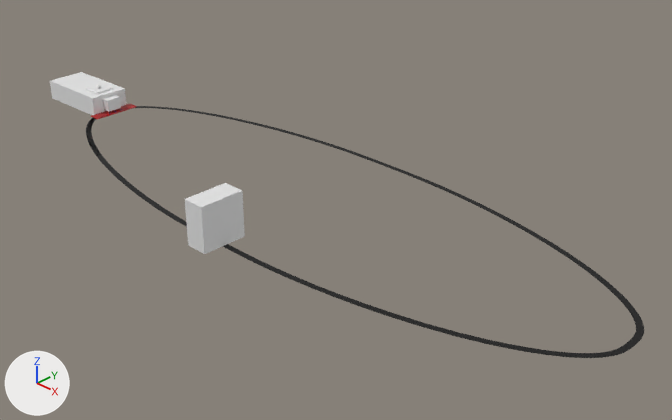
What one commit did to the Blender file main/main.blend.
Camera for both pictures: a camera (50 mm lens) standing at (2.032, -1.228, 0.878) and looking at (0.764, 0.068, -0.043). The axes (+X, +Y, +Z) are drawn at lower left. The lights are the same throughout.

The scene before the commit, as lines of its bpy script (objects in view):
```python
me_cube_003 = bpy.data.meshes.new('Cube.003')
me_cube_003.from_pydata(...)  # a box spanning x -0.05..0.05, y -0.05..0.05, z -0.05..0.05
me_cube_014 = bpy.data.meshes.new('Cube.014')
me_cube_014.from_pydata(...)  # a box spanning x -0.1..0.1, y -0.1..0.1, z -0.1..0.1
me_plane = bpy.data.meshes.new('Plane')
me_plane.from_pydata([(-0.009, -0.009, 0.0), (0.009, -0.009, 0.0), (-0.009, 0.009, 0.0), (0.009, 0.009, 0.0)], [], [(0, 1, 3, 2)])
me_plane.materials.append(mat_material_003)  # black #000000
ob_cube = bpy.data.objects.new('Cube', me_cube_003)
ob_cube.location = (0.75, -0.25, 0.05)
ob_cube.scale = (0.5, 1.0, 1.0)
ob_plane = bpy.data.objects.new('Plane', me_plane)
ob_plane.location = (0.0, 0.0, 0.0)
_m = ob_plane.modifiers.new('Array', 'ARRAY')
_m.count = 263
_m.curve = ob_nurbscircle
_m = ob_plane.modifiers.new('Curve', 'CURVE')
_m.object = ob_nurbscircle
ob_vehicle = bpy.data.objects.new('Vehicle', me_cube_014)
ob_vehicle.location = (-0.098, 0.0, 0.025)
ob_vehicle.rotation_euler = (0.0, 0.0, 0.0283)  # degrees (0, 0, 1.6)
ob_vehicle.scale = (1.0, 0.5, 0.25)
```
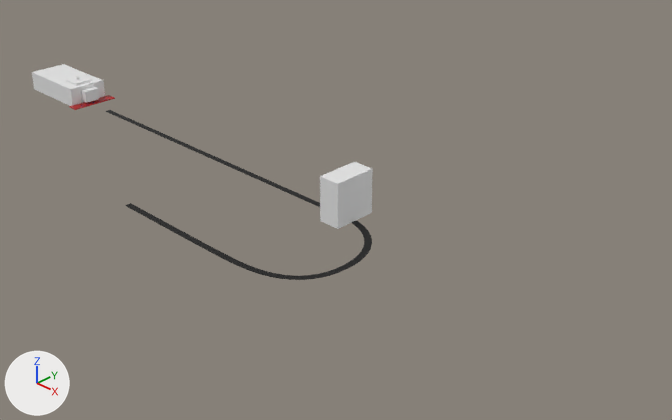
Commit message: Fixed marble

Diff of the bpy script that builds the scene:
```diff
--- a/main/main.blend.py
+++ b/main/main.blend.py
@@ cu_nurbscircle @@
 cu_nurbscircle.dimensions = '3D'
-_sp = cu_nurbscircle.splines.new('NURBS'); _sp.points.add(7)
-_sp.points.foreach_set('co', [0.75, -0.25, 0.0, 1.0, 0.0, -0.25, 0.0, 0.354, 0.0, 0.0, 0.0, 1.0, 0.0, 0.25, 0.0, 0.354, 0.75, 0.25, 0.0, 1.0, 1.5, 0.25, 0.0, 0.354, 1.5, 0.0, 0.0, 1.0, 1.5, -0.25, 0.0, 0.354])
-_sp.points.foreach_set('radius', [0.736, 0.736, 0.736, 0.736, 0.736, 0.736, 0.736, 0.736])
+_sp = cu_nurbscircle.splines.new('NURBS'); _sp.points.add(10)
+_sp.points.foreach_set('co', [0.0, 0.0, 0.0, 1.0, 0.25, 0.0, 0.0, 1.0, 0.5, 0.0, 0.0, 1.0, 0.72, 0.0, 0.0, 1.0, 0.86, 0.0, 0.0, 1.0, 1.0, 0.0, 0.0, 0.48, 1.0, -0.14, 0.0, 1.0, 1.0, -0.28, 0.0, 0.64, 0.86, -0.28, 0.0, 1.0, 0.72, -0.28, 0.0, 1.0, 0.5, -0.28, 0.0, 1.0])
+_sp.points.foreach_set('radius', [0.829, 0.829, 0.829, 0.829, 0.829, 0.829, 0.829, 0.829, 0.829, 0.829, 0.829])
+_sp.order_u = 5
 _sp.order_v = 0
-_sp.use_cyclic_u = True
+_sp.resolution_u = 16
+_sp.use_endpoint_u = True
 cu_nurbscircle.use_path = True
@@ ob_vehicle @@
 ob_vehicle = bpy.data.objects.new('Vehicle', me_cube_014)
-ob_vehicle.location = (-0.098, 0.0, 0.025)
-ob_vehicle.rotation_euler = (0.0, 0.0, 0.0283)  # degrees (0, 0, 1.6)
+ob_vehicle.location = (-0.196, 0.0, 0.025)
 ob_vehicle.scale = (1.0, 0.5, 0.25)
@@ ob_cube @@
 ob_cube = bpy.data.objects.new('Cube', me_cube_003)
-ob_cube.location = (0.75, -0.25, 0.05)
+ob_cube.location = (0.86, 0.0, 0.05)
 ob_cube.scale = (0.5, 1.0, 1.0)
```

Changed parts and their boxes [x1, y1, x2, y2] in the pictures (672 x 420 px):
'Plane', reshaped (52% narrower, 32% shorter): before [86, 106, 644, 358]; after [106, 110, 372, 280]
'Cube', moved: before [185, 183, 245, 254]; after [320, 162, 373, 229]
'Vehicle', moved, turned: before [50, 72, 126, 115]; after [32, 64, 105, 106]
'DistanceSensor', moved, turned: before [103, 95, 121, 112]; after [81, 87, 99, 103]
'LineFollower', moved, turned: before [91, 104, 137, 119]; after [69, 95, 115, 110]
'Container', moved, turned: before [86, 84, 113, 94]; after [66, 75, 92, 86]
'Marble', moved, turned (not visible afterwards): before [97, 84, 101, 88]
